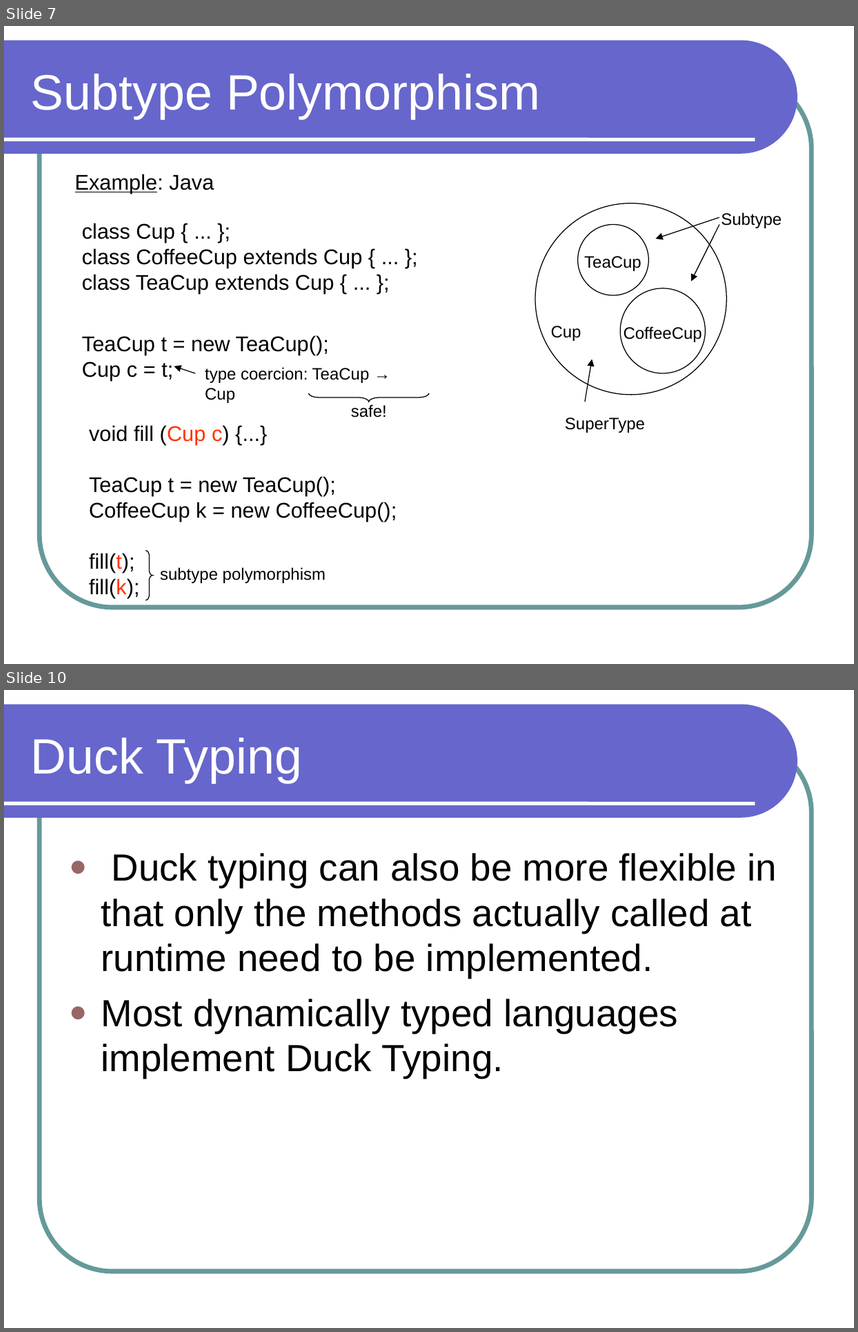
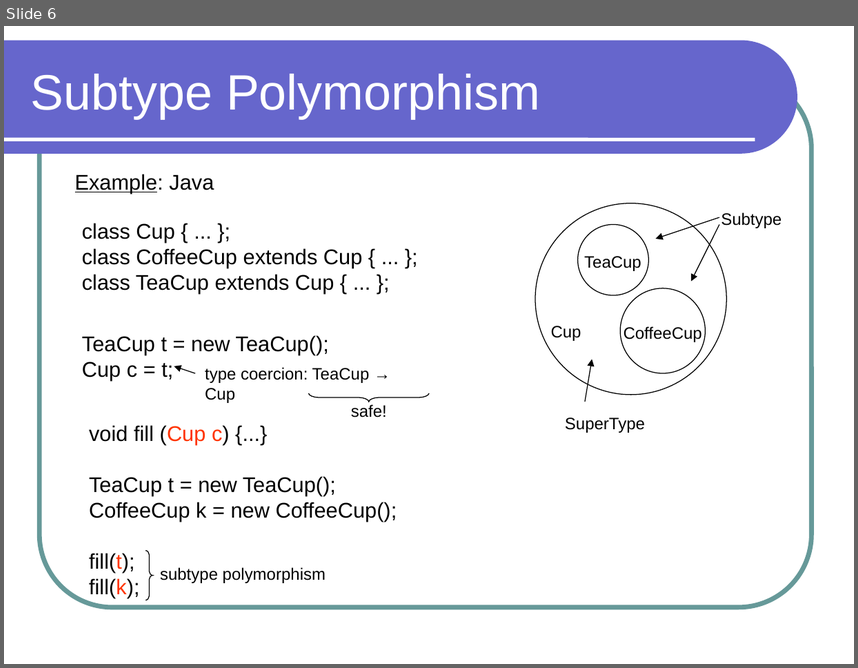
Before and after one commit to lutzhamel/CSC301, a slide deck: notes/csc301-ln019.ppt. Shown one above the other, each under a label of ours: slides 7 and 10 before the commit, slide 6 after it; the slides between them are not shown. The pictures are 858x1332 and 858x668 pixels, drawn with LibreOffice and Linux fonts; fonts in the diff are those of the drawing. Boxes give left, top, right and bottom in pixels: in the first picture for what was removed or moved away, otherwise in the second. Text is boxed around its words. In the diff, an @@ line names an element or a change of style, - is before the commit and + after.

```diff
--- a/notes/csc301-ln019.ppt
+++ b/notes/csc301-ln019.ppt
@@ slide 10 removed at (x1=4, y1=690, x2=854, y2=1328), background #FFFFFF; not listed: 3 template elements that a slide beside it also shows @@
@@ title removed at (x1=31, y1=738, x2=303, y2=782) @@
-Duck Typing
@@ text removed at (x1=101, y1=853, x2=777, y2=1078) @@
-● Duck typing can also be more flexible in that only the methods actually called at runtime need to be implemented.
-● Most dynamically typed languages implement Duck Typing.
@@ what was slide 7 is now slide 6 @@
```
Also in this commit, not shown: 5 slides changed, 1 other slide removed, 5 other files.
